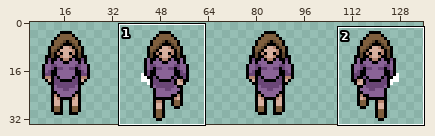
File history of a sprite sheet, hunt/Assets/Images/woman_front.png. Above: a wide view before the commit, with the close-up outlined.
Close-up. The starting point:
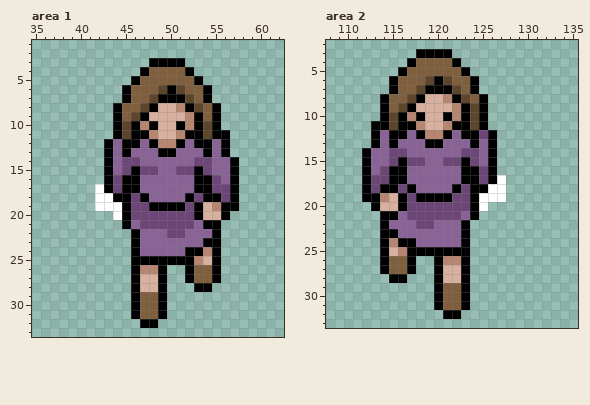
The file is 136x34 pixels. Shown: area 1: x 35..62, y 1..33; area 2: x 108..135, y 2..33. The wide view leaves out empty margins.
And afterwards:
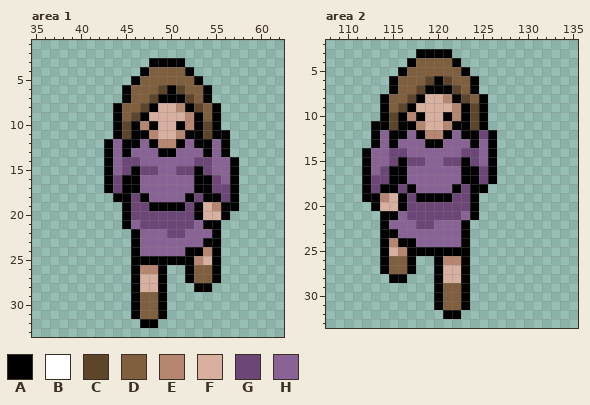
Palette (. is transparent): A #000000  B #ffffff  C #5d452c  D #7f5f3e  E #b78671  F #d8b09f  G #6b4677  H #8a6396
Commit: update woman sprite to fix white marks
From old to new:
Area 1:
y 17: x 42 B -> .
y 18: x 42..43 BB -> ..
y 19: x 42..44 BBB -> ...
y 20: x 44 B -> .
Area 2:
y 17: x 127 B -> .
y 18: x 126..127 BB -> ..
y 19: x 125..127 BBB -> ...
y 20: x 125 B -> .
